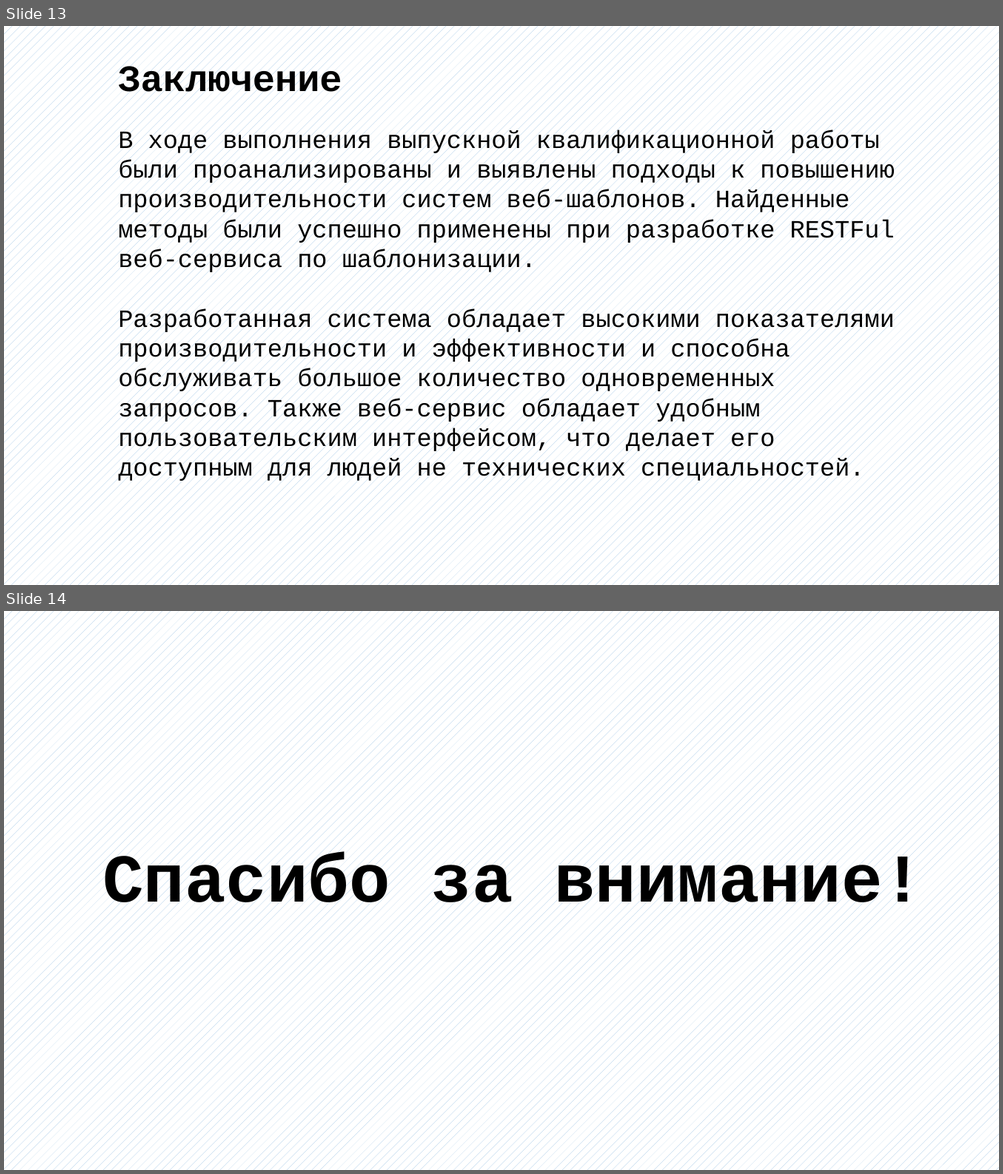
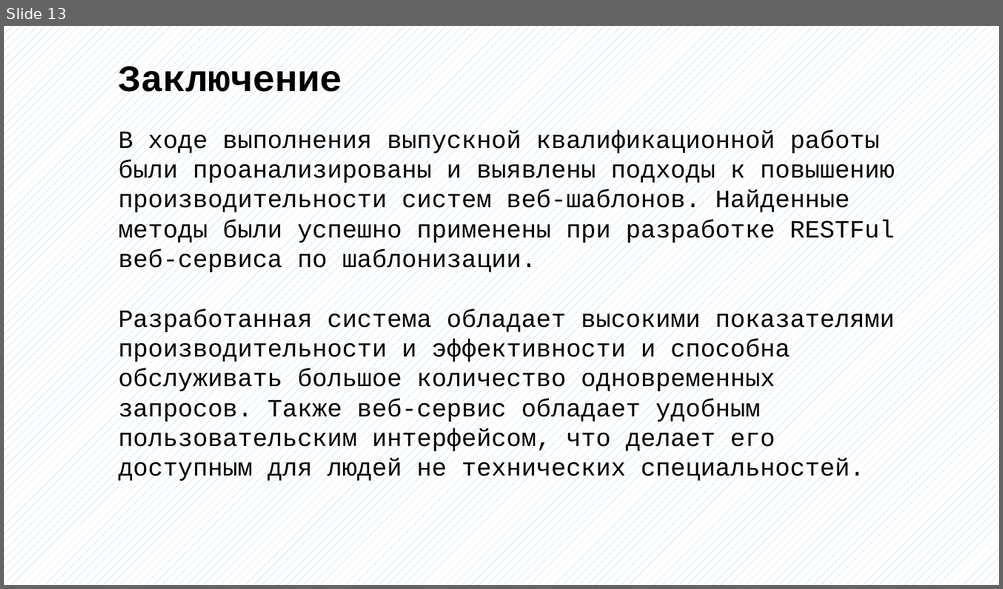
Before and after one commit to bobs4462/tachyon, a slide deck: docs/Презентация ВКР.pptx. Shown one above the other, each under a label of ours: slides 13 and 14 before the commit, slide 13 after it. The pictures are 1003x1174 and 1003x589 pixels, drawn with LibreOffice and Linux fonts; fonts in the diff are those of the drawing. Boxes give left, top, right and bottom in pixels: in the first picture for what was removed or moved away, otherwise in the second. Text is boxed around its words. In the diff, an @@ line names an element or a change of style, - is before the commit and + after.

```diff
--- a/docs/Презентация ВКР.pptx
+++ b/docs/Презентация ВКР.pptx
@@ slide 14 removed at [4,611,999,1170], background pattern #9DC3E6 on #FFFFFF @@
@@ text removed at [103,853,923,921] @@
-Спасибо за внимание!
```
Also in this commit, not shown: 3 slides changed, 1 other file.
